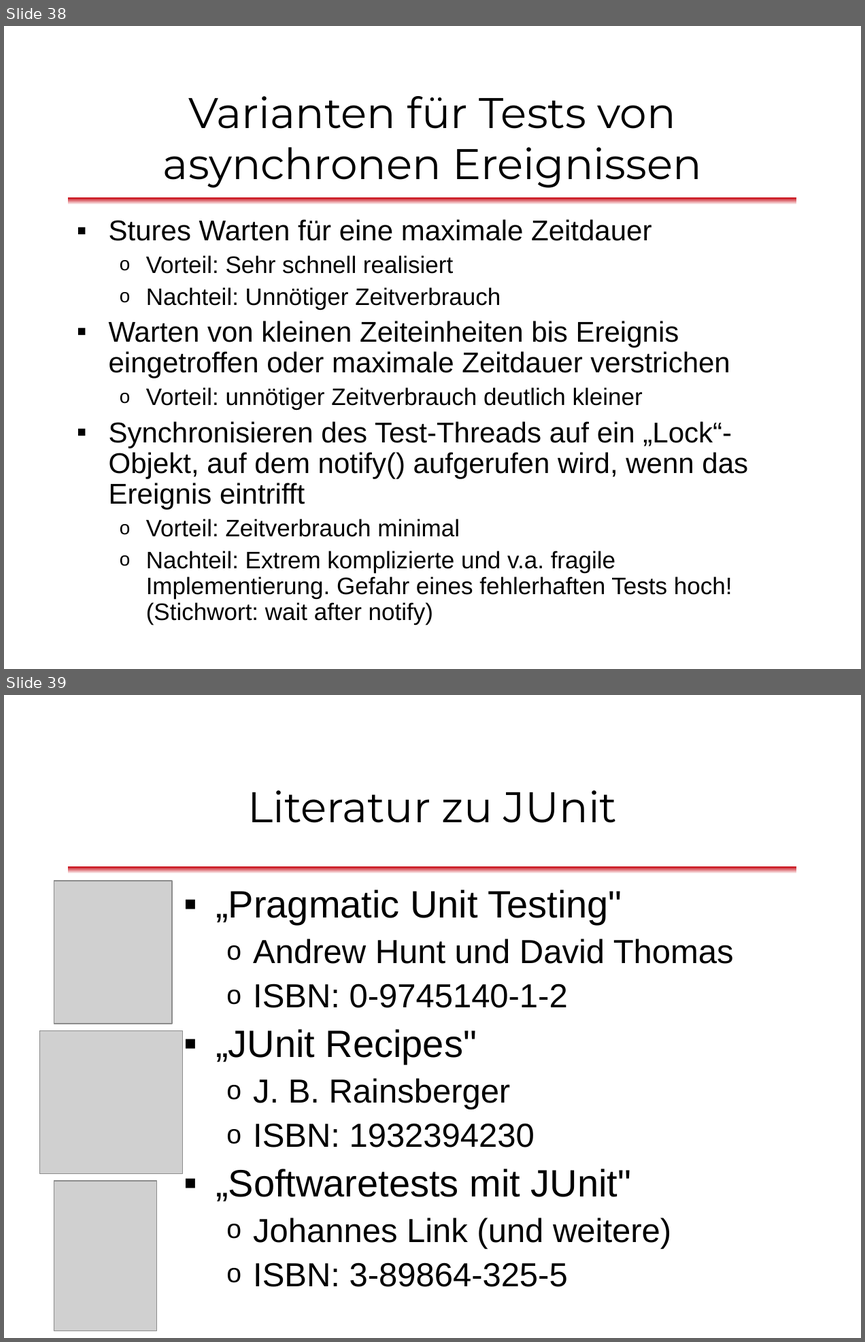
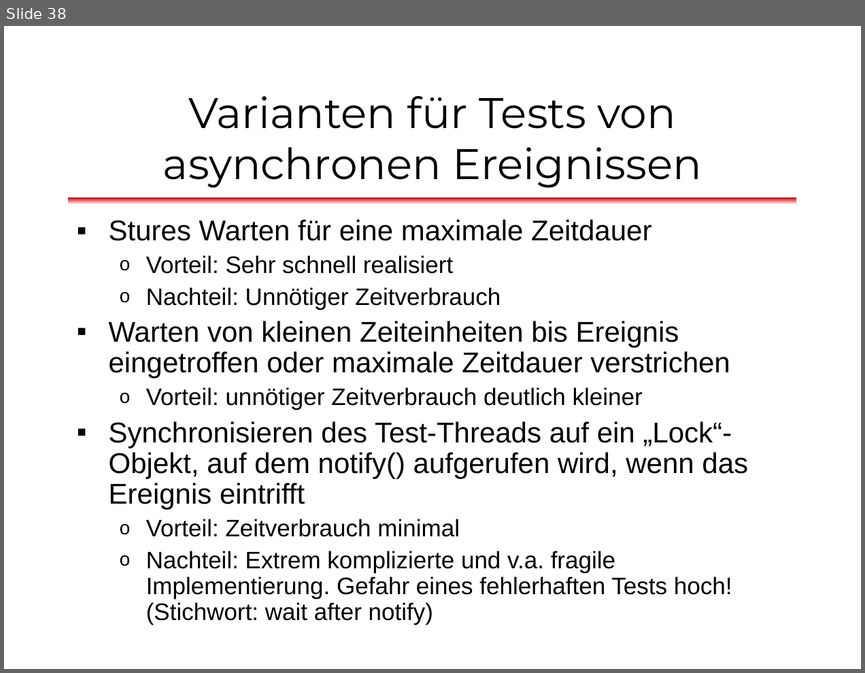
Before and after one commit to dlindner/vorlesung-se2-dhbw, a slide deck: added_2006/Unit Tests mit JUnit.odp. Shown one above the other, each under a label of ours: slides 38 and 39 before the commit, slide 38 after it. The pictures are 865x1342 and 865x673 pixels, drawn with LibreOffice and Linux fonts; fonts in the diff are those of the drawing; grey boxes stand for pictures; background and template pictures are left out. Boxes give left, top, right and bottom in pixels: in the first picture for what was removed or moved away, otherwise in the second. Text is boxed around its words. In the diff, an @@ line names an element or a change of style, - is before the commit and + after.

Commit message:
Aktualisierte Literaturhinweise

```diff
--- a/added_2006/Unit Tests mit JUnit.odp
+++ b/added_2006/Unit Tests mit JUnit.odp
@@ slide 39 removed at box(4, 695, 861, 1338), background #FFFFFF; not listed: 1 template element that a slide beside it also shows @@
@@ title removed at box(247, 790, 617, 823) @@
-Literatur zu JUnit
@@ picture removed at box(54, 881, 172, 1024) @@
@@ text removed at box(215, 889, 734, 1287) @@
-▪ „Pragmatic Unit Testing"
-  o Andrew Hunt und David Thomas
-  o ISBN: 0-9745140-1-2
-▪ „JUnit Recipes"
-  o J. B. Rainsberger
-  o ISBN: 1932394230
-▪ „Softwaretests mit JUnit"
-  o Johannes Link (und weitere)
-  o ISBN: 3-89864-325-5
@@ picture removed at box(40, 1031, 183, 1174) @@
@@ picture removed at box(54, 1181, 156, 1331) @@
```
Also in this commit, not shown: 1 slide changed, 2 slides added, 1 other slide removed.
